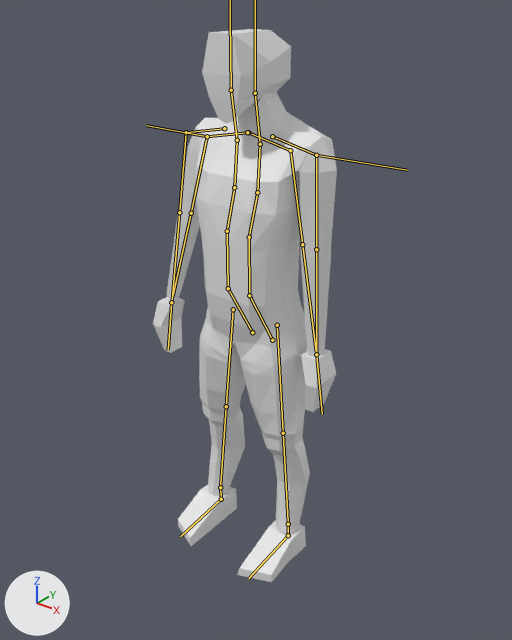
The Blender file blender_files/def_male.blend: old version first, new version second.
Rendered twice from a 50 mm camera at (1.338, -1.516, 1.84) aimed at (0.089, 0.046, 0.871). The axes (+X, +Y, +Z) are drawn at lower left. The lights are the same throughout. Both versions are drawn at frame 10 of the action 'KNEELESS_LEFT_WALK'; the numbers are the values there. The bones that bend it are drawn over the model as lines.

In view in the first picture: 'M_DEF_ARMS', 'M_DEF_HEAD', 'M_DEF_LEGS', 'M_DEF_TORSO'.
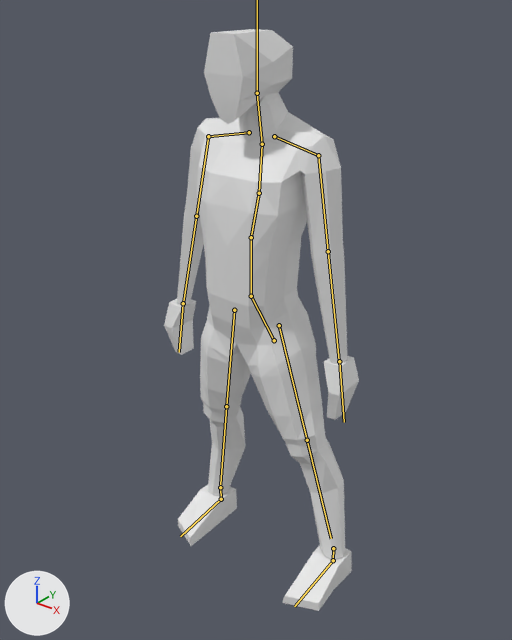
Where the change shows, as pixel boxes [x1, y1, x2, y2] in the pictures (512 x 640 px):
'M_DEF_LEGS', posed (32% wider, 10% taller)
    before: [178, 288, 310, 582]
    after: [178, 288, 352, 611]
'M_DEF_ARMS', posed
    before: [153, 118, 337, 412]
    after: [164, 118, 359, 420]
'M_DEF_TORSO', posed
    before: [195, 112, 320, 306]
    after: [197, 112, 321, 306]
'M_DEF_HEAD', posed
    before: [202, 29, 291, 141]
    after: [204, 29, 293, 142]

What the commit changed:
Bone 'Arm_IK.L' (bone_arm_ik_l) moves from (-0.488, 0.0, -0.598) to (-0.408, 0.0, -0.594).
Bone 'Leg_IK.L' (bone_leg_ik_l) moves from (0.111, 0.0, 0.0) to (0.302, 0.0, 0.0).
Bone 'Arm_IK.R' (bone_arm_ik_r) moves from (0.488, 0.0, -0.598) to (0.545, 0.0, -0.586).
